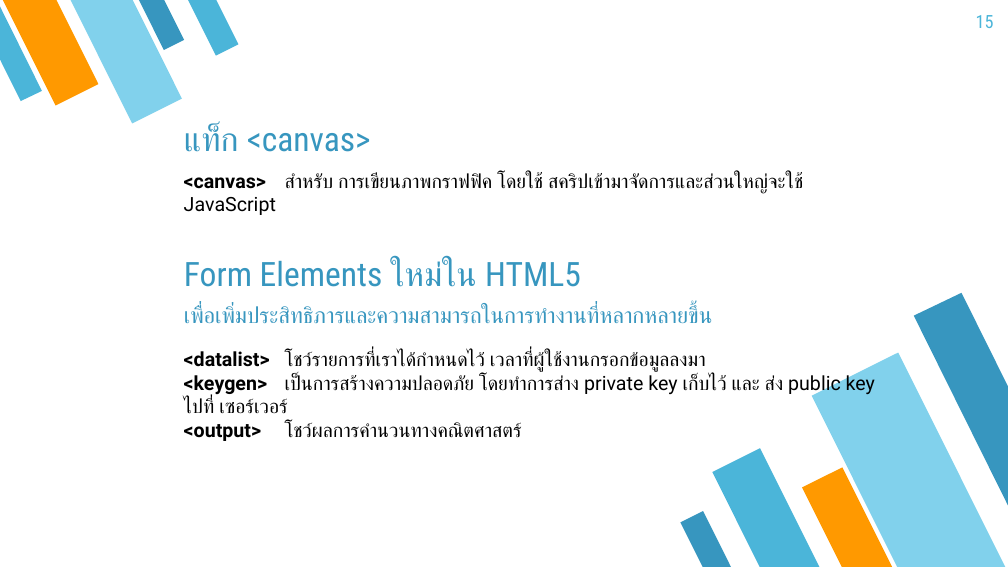
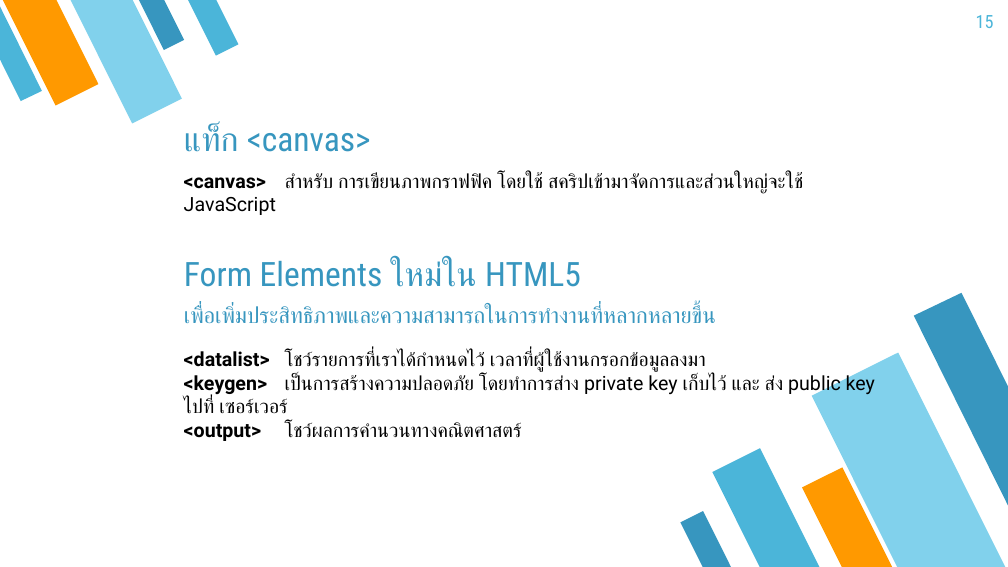
Before and after one commit to tinnakorn03/html5css3.code, a slide deck: slide 15 of file/HTML5.pptx. Drawn at 1008x567 pixels with LibreOffice and Linux fonts; fonts in the diff are those of the drawing. Boxes give left, top, right and bottom in pixels: in the first picture for what was removed or moved away, otherwise in the second. Text is boxed around its words. In the diff, an @@ line names an element or a change of style, - is before the commit and + after.

```diff
--- a/file/HTML5.pptx
+++ b/file/HTML5.pptx
@@ text at box(184, 306, 716, 323): text changed @@
-เพื่อเพิ่มประสิทธิภารและความสามารถในการทำงานที่หลากหลายขึ้น
+เพื่อเพิ่มประสิทธิภาพและความสามารถในการทำงานที่หลากหลายขึ้น
```
Also in this commit, not shown: 11 other slides changed, 8 other files.
